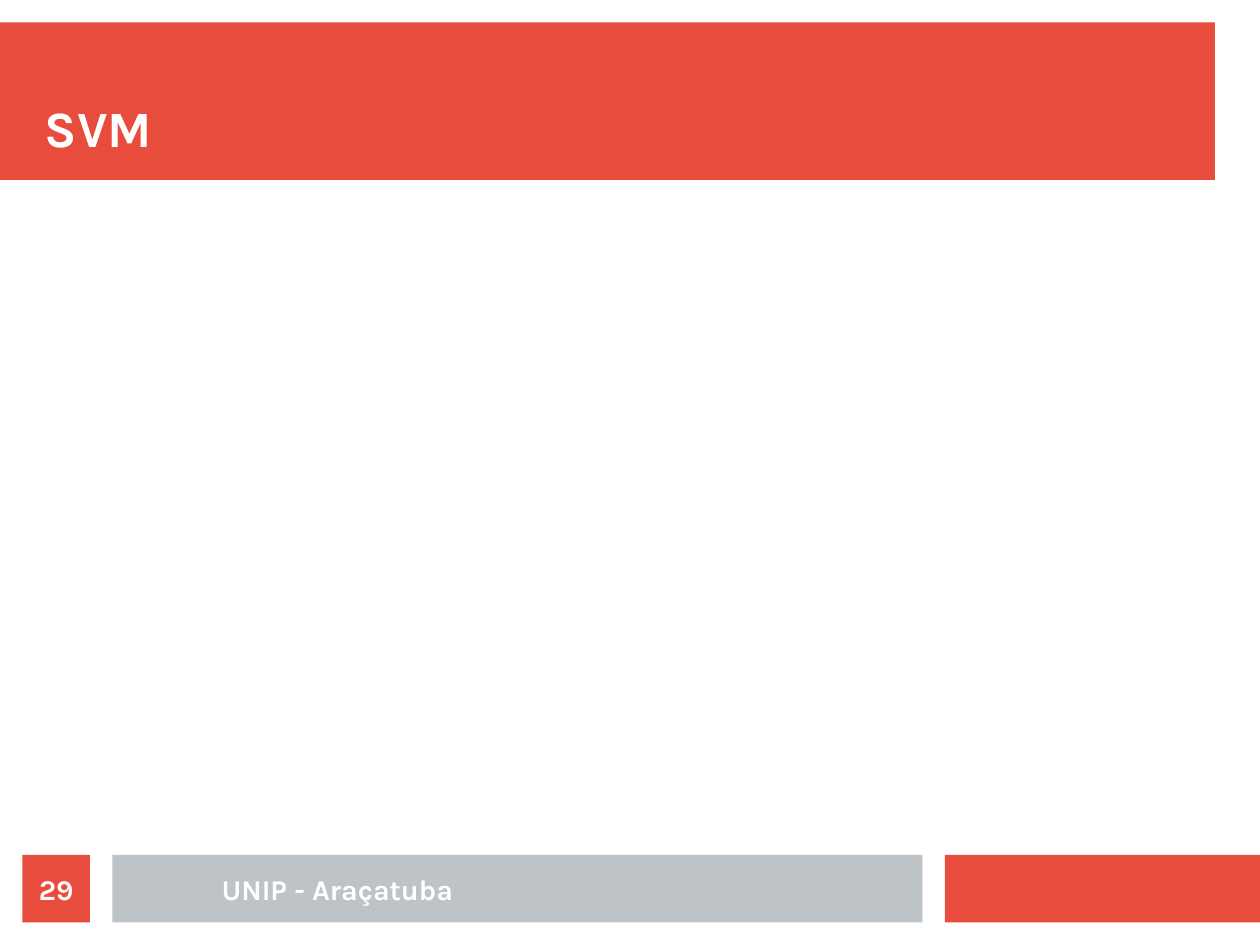
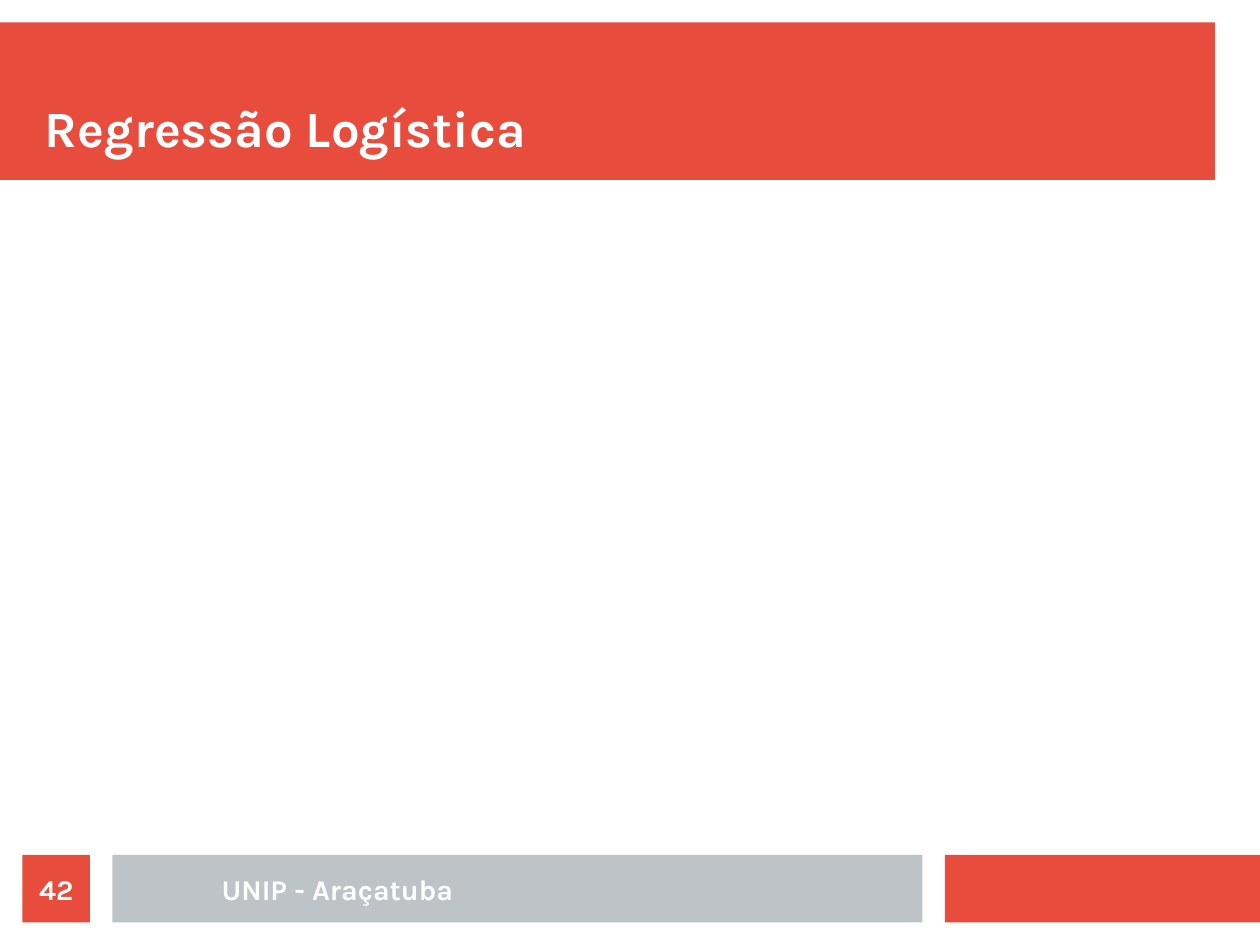
Before and after one commit to rafaelstojoao/pos-unip, a slide deck: slide 42 of [2020][modulo][Machine_Learning]/[aula]03[outrosAlgoritmos].odp (slide 29 before the commit). Drawn at 1260x945 pixels with LibreOffice and Linux fonts; fonts in the diff are those of the drawing. Boxes give left, top, right and bottom in pixels: in the first picture for what was removed or moved away, otherwise in the second. Text is boxed around its words. In the diff, an @@ line names an element or a change of style, - is before the commit and + after.

```diff
--- a/[2020][modulo][Machine_Learning]/[aula]03[outrosAlgoritmos].odp
+++ b/[2020][modulo][Machine_Learning]/[aula]03[outrosAlgoritmos].odp
@@ title at [45,107,526,159]: text changed @@
-SVM
+Regressão Logística
@@ page number at [39,881,73,900]: text changed @@
-29
+42
```
Also in this commit, not shown: 4 other slides changed, 15 slides added, 33 slides removed, 6 other files.
